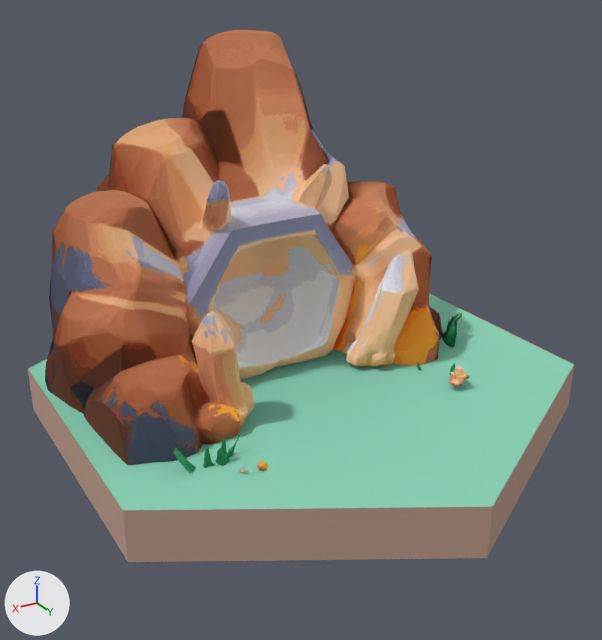
One commit to the glTF model public/models/sun-cave.glb: the scene before it, then after it.
Camera for both pictures: a camera (50 mm lens) standing at (0.817, 1.357, 0.885) and looking at (0.025, 0.036, 0.225). Lighting does not change. The marker at lower left points along +X, +Y and +Z. The older version comes first. Where no turn or scale is listed for an object, it has been applied to the vertices. Vertices at exactly the same position are counted once.

Names of what the first picture shows: 'geometry_0', 'hexBase'.
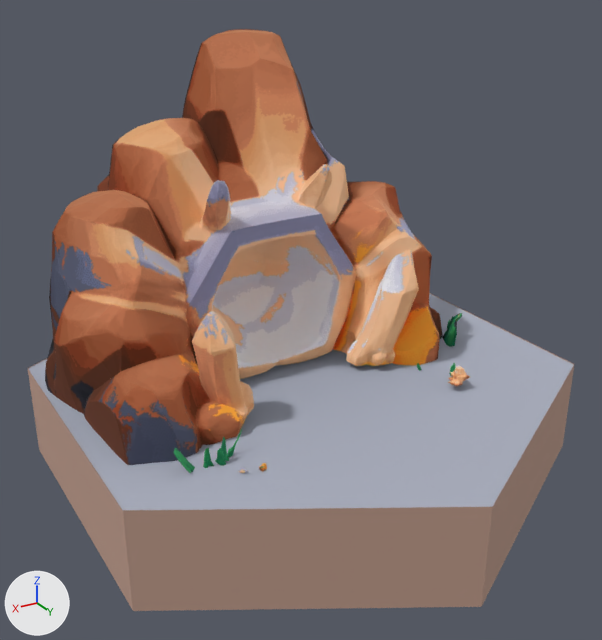
The newer file is also turned or shifted as a whole; pictures and numbers use the older file's frame.

Where the change shows, as pixel boxes [x1, y1, x2, y2] in the pictures (602 x 640 px):
'hexBase', recoloured, reshaped (green to light grey, 18% taller): before [28, 293, 574, 562]; after [28, 293, 574, 611]

What changed in the scene script:
```text
Change mat_hexbasetop:
    mat_hexbasetop.base_color: (0.267, 0.682, 0.49) -> (0.416, 0.439, 0.529)  # green #8dd7ba -> light grey #adb1c0
Change me_hexbase:
    used by ob_hexbase; location = (0.0, 0.0, 0.0)
    remove me_hexbase.from_pydata(...)  # 20 vertices, 24 faces; spans x -0.5..0.5, y -0.577..0.577, z 0.0..0.1
    add me_hexbase.from_pydata(...)  # 20 vertices, 24 faces; spans x -0.5..0.5, y -0.577..0.577, z -0.1..0.1
    me_hexbase part 1: the loose piece of 13 vertices spanning x -0.5..0.5, y -0.577..0.577, z 0.0..0.1 is scaled about its middle by (1, 1, 2), then moved by (0.0, 0.0, -0.05)
```
